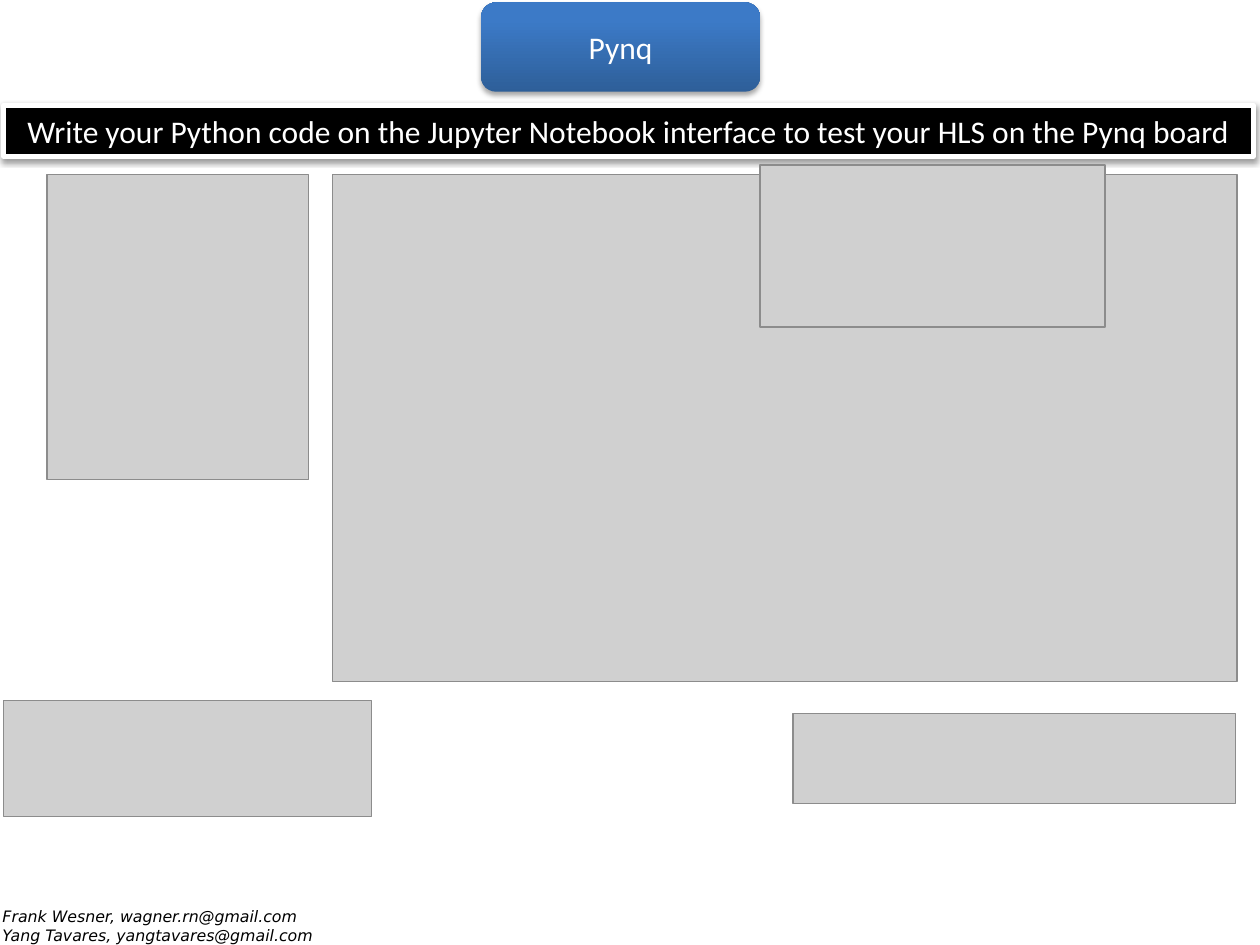
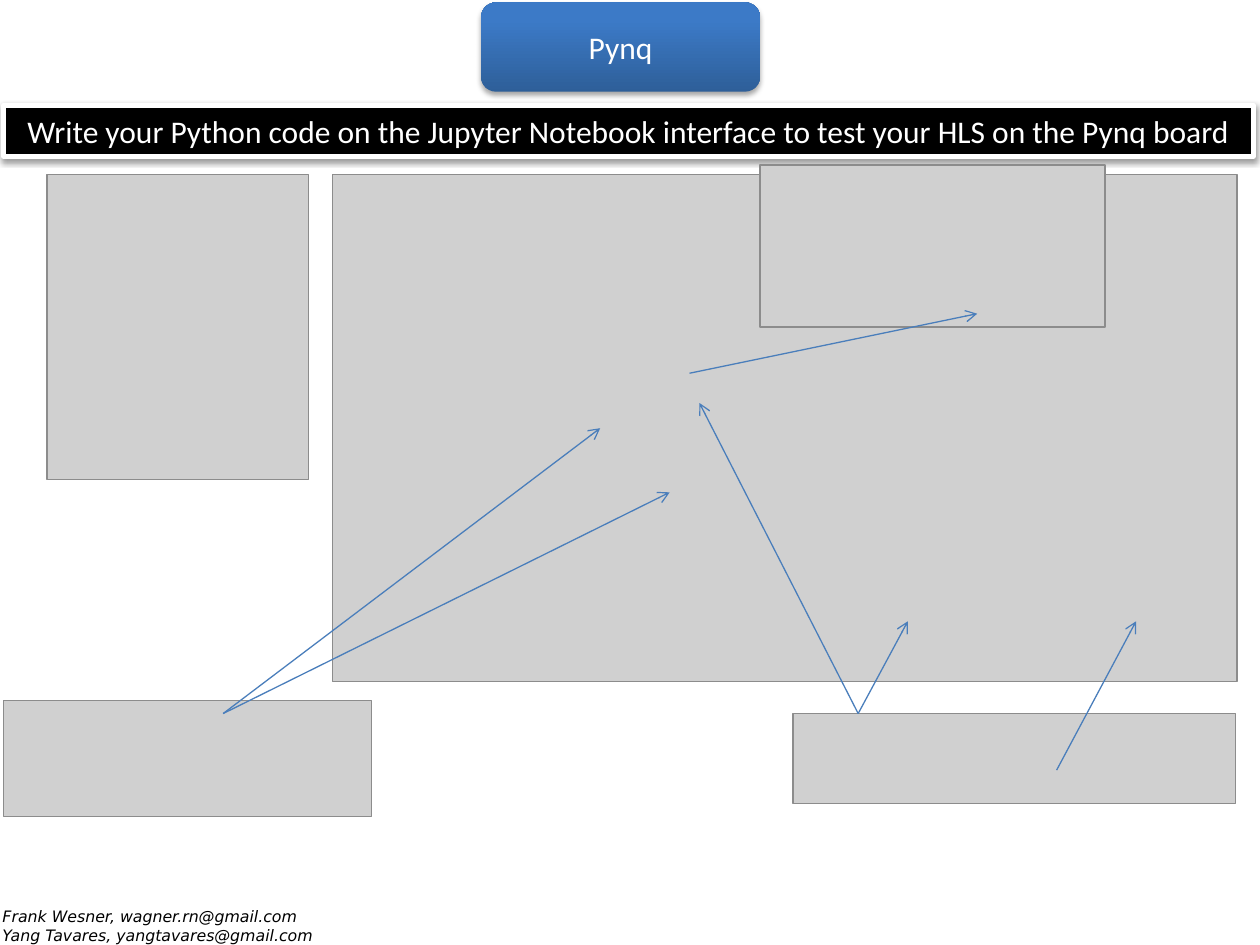
Before and after one commit to wagnerrn/pynq-primenumber, a slide deck: slide 33 of misc/primenumber.pptx. Drawn at 1260x945 pixels with LibreOffice and Linux fonts; fonts in the diff are those of the drawing; grey boxes stand for pictures; background and template pictures are left out. Boxes give left, top, right and bottom in pixels: in the first picture for what was removed or moved away, otherwise in the second. Text is boxed around its words. In the diff, an @@ line names an element or a change of style, - is before the commit and + after.

Commit message:
Presentation and misc/primenumber2_hls.cpp

```diff
--- a/misc/primenumber.pptx
+++ b/misc/primenumber.pptx
@@ arrow added from (689, 373) to (978, 314), #4B7EBC 0.75 pt @@
@@ arrow added from (858, 713) to (699, 403), #4B7EBC 0.75 pt @@
@@ arrow added from (223, 713) to (600, 428), #4B7EBC 0.75 pt @@
@@ arrow added from (223, 713) to (669, 493), #4B7EBC 0.75 pt @@
@@ arrow added from (858, 713) to (907, 621), #4B7EBC 0.75 pt @@
@@ arrow added from (1057, 770) to (1137, 621), #4B7EBC 0.75 pt @@
```
Also in this commit, not shown: 5 other files.
